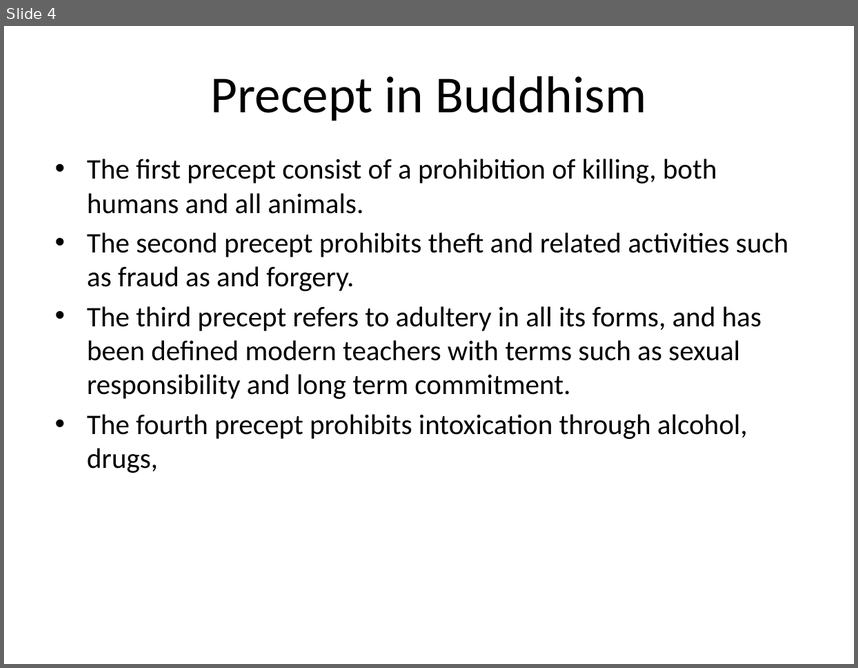
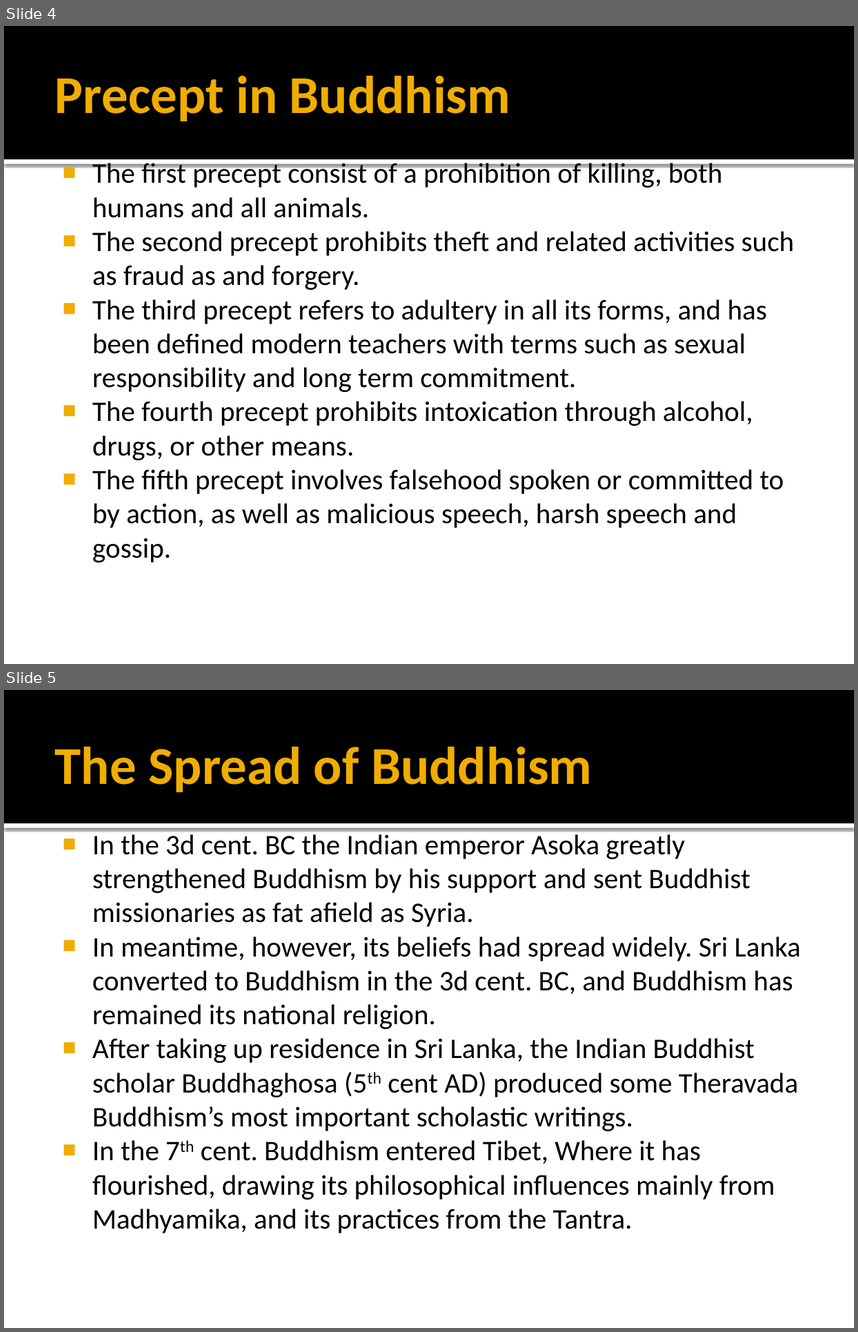
Before and after one commit to Karmap98/rongkup07, a slide deck: BUDDHISM.pptx. Shown one above the other, each under a label of ours: slide 4 before the commit, slides 4 and 5 after it. The pictures are 858x668 and 858x1332 pixels, drawn with LibreOffice and Linux fonts; fonts in the diff are those of the drawing. Boxes give left, top, right and bottom in pixels: in the first picture for what was removed or moved away, otherwise in the second. Text is boxed around its words. In the diff, an @@ line names an element or a change of style, - is before the commit and + after.

```diff
--- a/BUDDHISM.pptx
+++ b/BUDDHISM.pptx
@@ slide 5 added at (4, 690, 854, 1328), background #FFFFFF; not listed: 2 template elements that a slide beside it also shows @@
@@ title added at (55, 747, 592, 792), 45 pt, text #F0AD00, bold @@
+The Spread of Buddhism
@@ text added at (92, 831, 801, 1233), 24 pt, text #000000 @@
+■ In the 3d cent. BC the Indian emperor Asoka greatly strengthened Buddhism by his support and sent Buddhist missionaries as fat afield as Syria.
+■ In meantime, however, its beliefs had spread widely. Sri Lanka converted to Buddhism in the 3d cent. BC, and Buddhism has remained its national religion.
+■ After taking up residence in Sri Lanka, the Indian Buddhist scholar Buddhaghosa (5th cent AD) produced some Theravada Buddhism’s most important scholastic writings.
+■ In the 7th cent. Buddhism entered Tibet, Where it has flourished, drawing its philosophical influences mainly from Madhyamika, and its practices from the Tantra.
@@ slide 4 changed as well @@
@@ rectangle added at (4, 26, 854, 159), fill #000000 @@
@@ title "Precept in Buddhism" at (55, 76, 510, 121): size 44 to 45 pt, text colour #000000 to #F0AD00, bold on; alignment centre to left @@
@@ rectangle added at (4, 159, 854, 164), fill #FFFFFF @@
@@ text at (92, 163, 795, 392): bullet • to ■; less space between paragraphs @@
@@ text at (92, 401, 784, 562): text changed @@
-• The fourth precept prohibits intoxication through alcohol, drugs,
+■ The fourth precept prohibits intoxication through alcohol, drugs, or other means.
+■ The fifth precept involves falsehood spoken or committed to by action, as well as malicious speech, harsh speech and gossip.
```
Also in this commit, not shown: 3 other slides changed, 2 other slides added.
